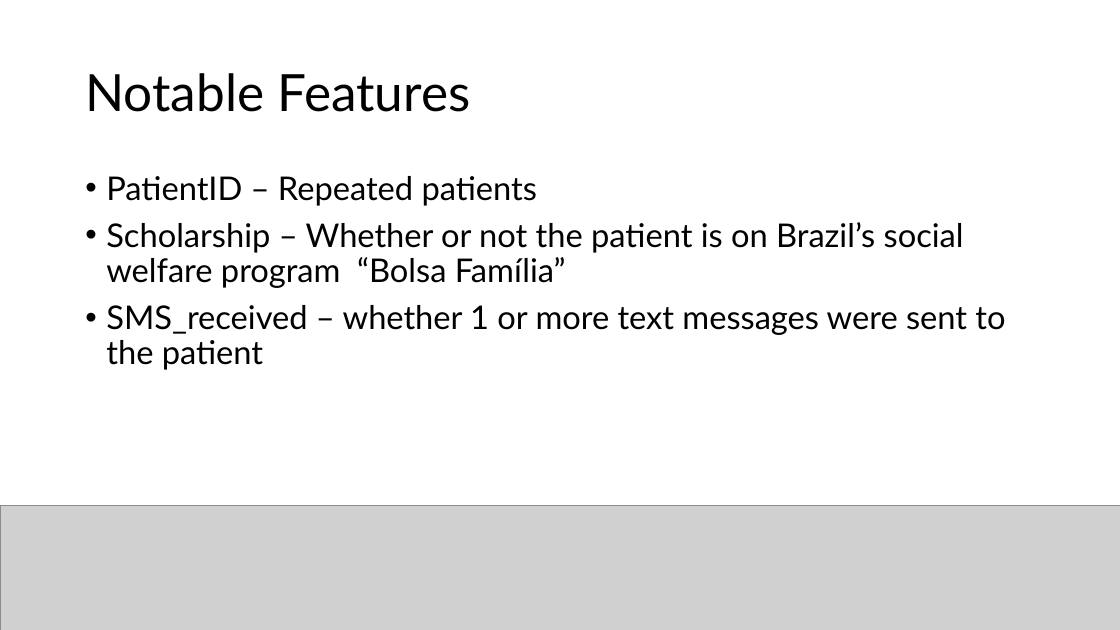
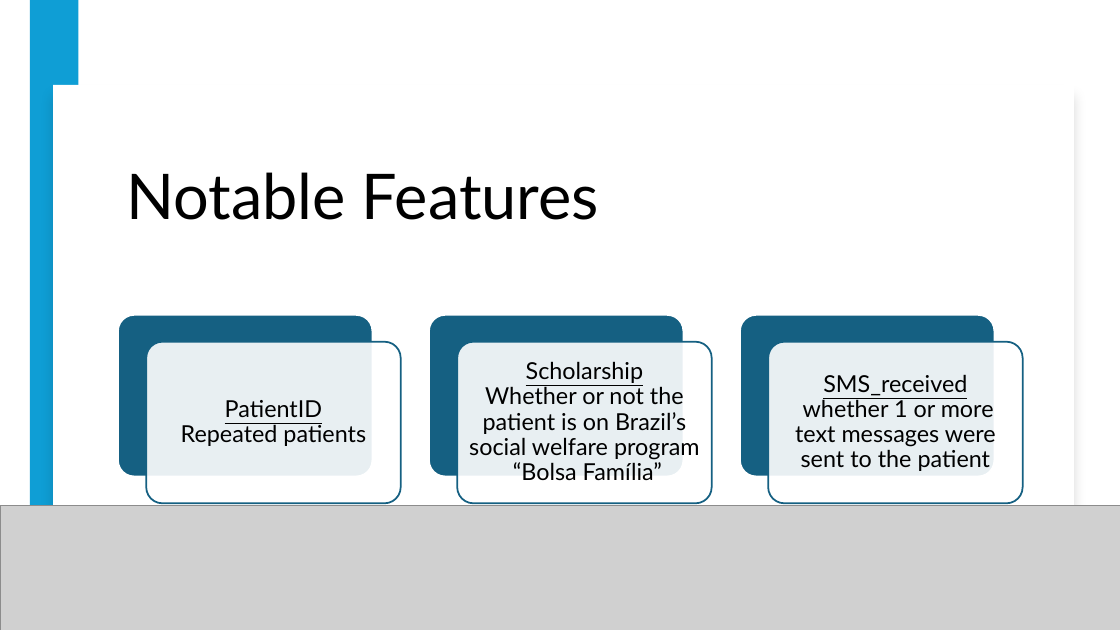
Before and after one commit to dwang0120/Hospital-No-Shows, a slide deck: slide 6 of Hospital No Shows.pptx (slide 7 before the commit). Drawn at 1120x630 pixels with LibreOffice and Linux fonts; fonts in the diff are those of the drawing; grey boxes stand for pictures. Boxes give left, top, right and bottom in pixels: in the first picture for what was removed or moved away, otherwise in the second. Text is boxed around its words. In the diff, an @@ line names an element or a change of style, - is before the commit and + after.

```diff
--- a/Hospital No Shows.pptx
+++ b/Hospital No Shows.pptx
@@ rectangle added at box(30, 0, 79, 515), fill #0F9ED5 @@
@@ rectangle added at box(53, 85, 1074, 586), fill #FFFFFF @@
@@ title "Notable Features": place and size @@
-title "Notable Features" at box(85, 73, 471, 112)
+title "Notable Features" at box(126, 172, 599, 220)
@@ title "Notable Features" at box(126, 172, 599, 220): size 44 to 54 pt; vertical alignment middle to bottom @@
@@ text removed at box(106, 176, 1005, 370) @@
-• PatientID – Repeated patients
-• Scholarship – Whether or not the patient is on Brazil’s social welfare program “Bolsa Família”
-• SMS_received – whether 1 or more text messages were sent to the patient
@@ group added at box(118, 315, 1023, 503): 6 rounded rectangles, 3 texts @@
+PatientID
+Repeated patients
+Scholarship
+Whether or not the patient is on Brazil’s social welfare program “Bolsa Família”
+SMS_received
+whether 1 or more text messages were sent to the patient
```
Also in this commit, not shown: 8 other slides changed, 9 slides added, 3 slides removed, 1 other file.
